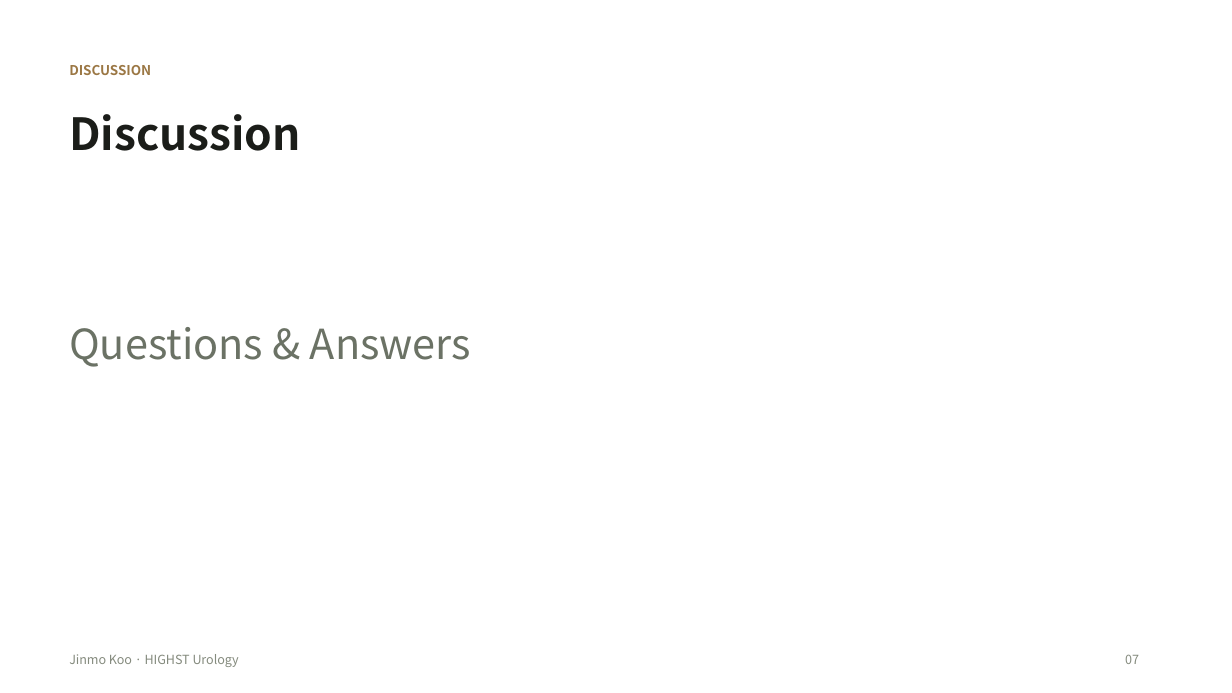
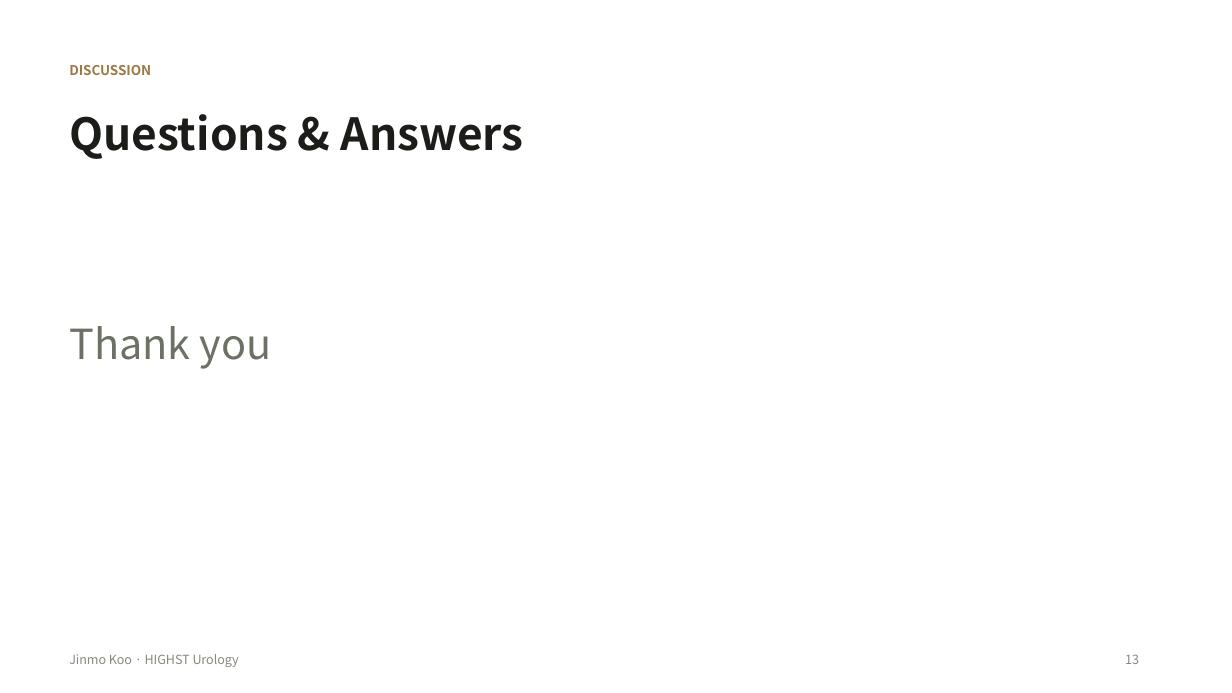
Before and after one commit to notoow/vietnam-urology-webinar, a slide deck: slide 13 of downloads/highst-perioperative-webinar.pptx (slide 7 before the commit). Drawn at 1232x693 pixels with LibreOffice and Linux fonts; fonts in the diff are those of the drawing. Boxes give left, top, right and bottom in pixels: in the first picture for what was removed or moved away, otherwise in the second. Text is boxed around its words. In the diff, an @@ line names an element or a change of style, - is before the commit and + after.

```diff
--- a/downloads/highst-perioperative-webinar.pptx
+++ b/downloads/highst-perioperative-webinar.pptx
@@ text at (69,114,524,159): text changed @@
-Discussion
+Questions & Answers
@@ text at (69,326,272,369): text changed @@
-Questions & Answers
+Thank you
@@ text at (1125,654,1139,664): text changed @@
-07
+13
```
Also in this commit, not shown: 4 other slides changed, 8 slides added, 2 slides removed, 8 other files.
